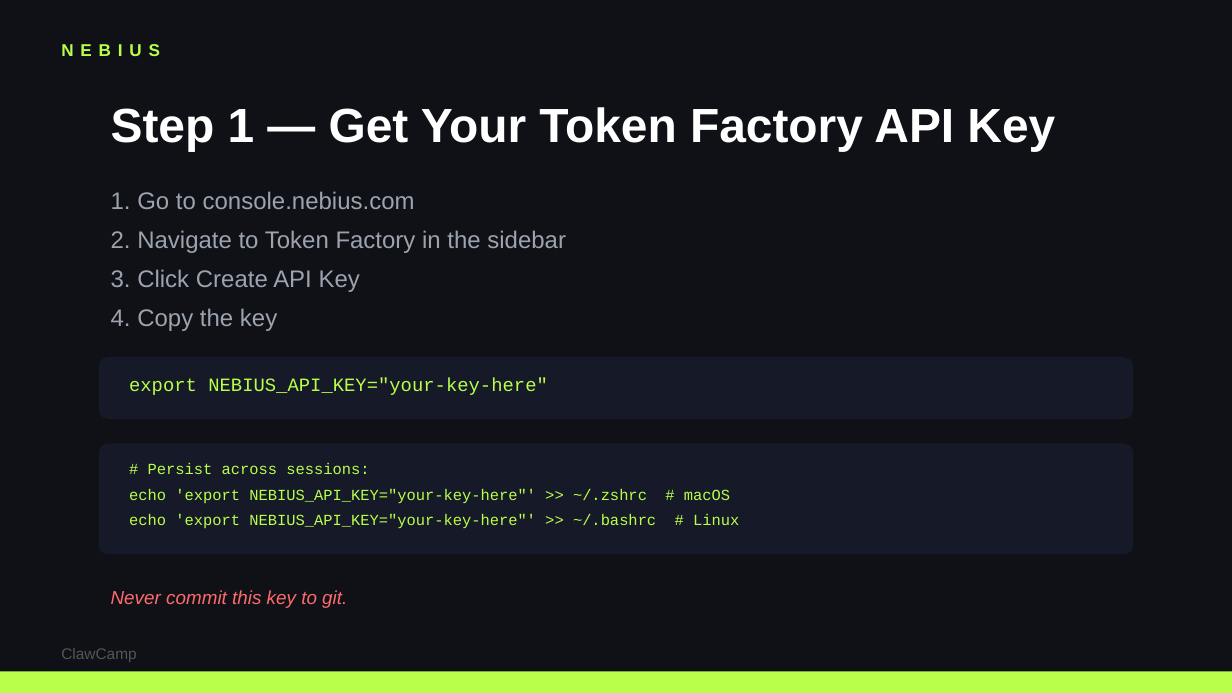
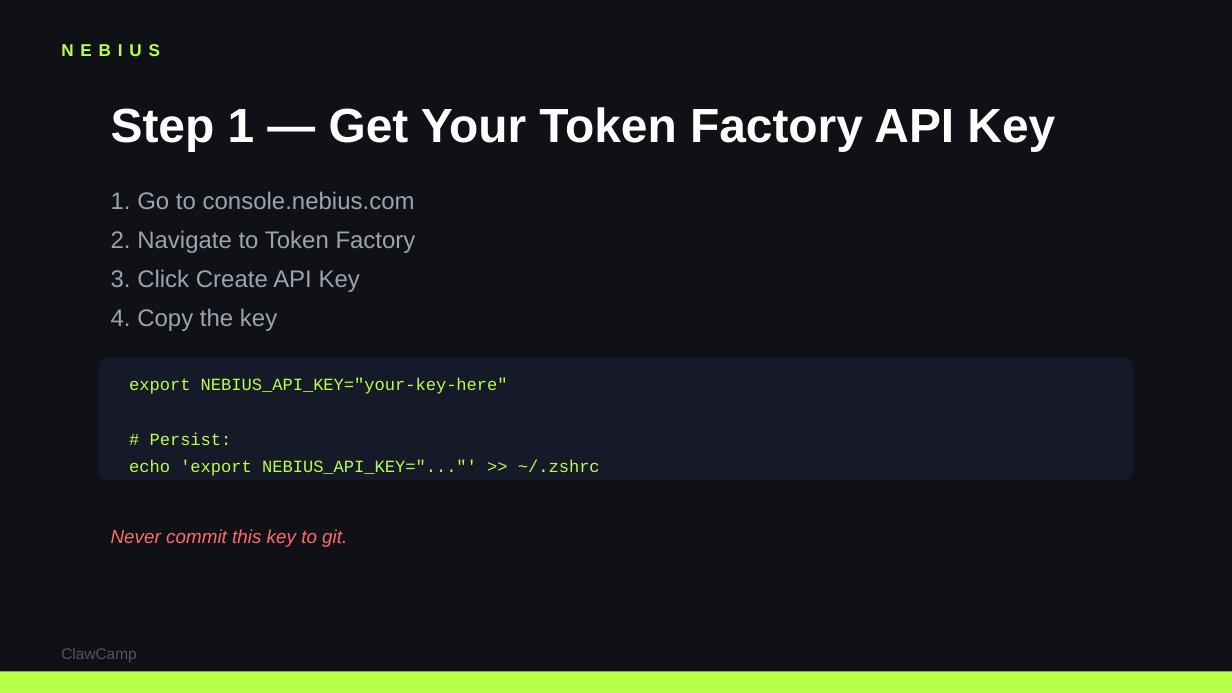
Before and after one commit to colygon/clawcamp-site, a slide deck: slide 6 of workshops/running-openclaw-on-nebius.pptx. Drawn at 1232x693 pixels with LibreOffice and Linux fonts; fonts in the diff are those of the drawing. Boxes give left, top, right and bottom in pixels: in the first picture for what was removed or moved away, otherwise in the second. Text is boxed around its words. In the diff, an @@ line names an element or a change of style, - is before the commit and + after.

```diff
--- a/workshops/running-openclaw-on-nebius.pptx
+++ b/workshops/running-openclaw-on-nebius.pptx
@@ text at (111,230,416,253): text changed @@
-2. Navigate to Token Factory in the sidebar
+2. Navigate to Token Factory
@@ rounded rectangle: place and size @@
-rounded rectangle at (99,357,1133,419)
+rounded rectangle at (99,357,1133,480)
@@ rounded rectangle at (99,357,1133,480): proportions changed @@
@@ text at (129,377,508,394): size 11 to 10 pt in "export NEBIUS_API_KEY="your-key-here"" @@
@@ rounded rectangle removed at (99,444,1133,554) @@
@@ text at (129,432,600,476): paragraphs added @@
+# Persist:
+echo 'export NEBIUS_API_KEY="..."' >> ~/.zshrc
@@ text removed at (129,463,739,528) @@
-# Persist across sessions:
-echo 'export NEBIUS_API_KEY="your-key-here"' >> ~/.zshrc # macOS
-echo 'export NEBIUS_API_KEY="your-key-here"' >> ~/.bashrc # Linux
@@ text "Never commit this key to ...": place and size @@
-text "Never commit this key to ..." at (111,590,347,608)
+text "Never commit this key to ..." at (111,529,347,547)
```
Also in this commit, not shown: 12 other slides changed, 3 slides added, 4 slides removed.
